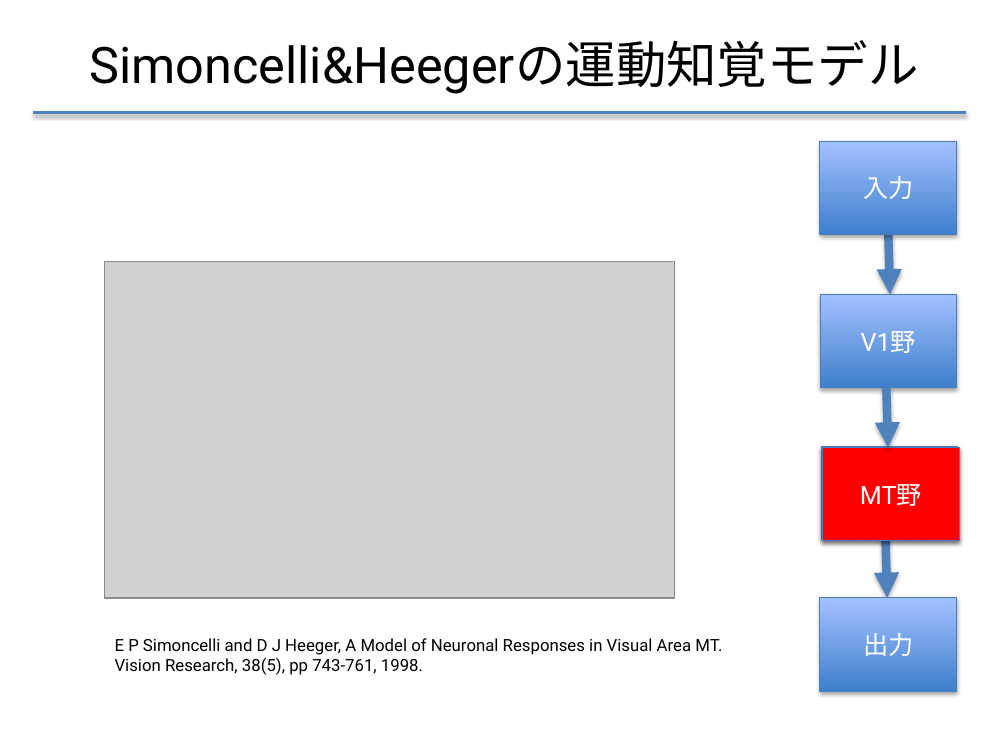
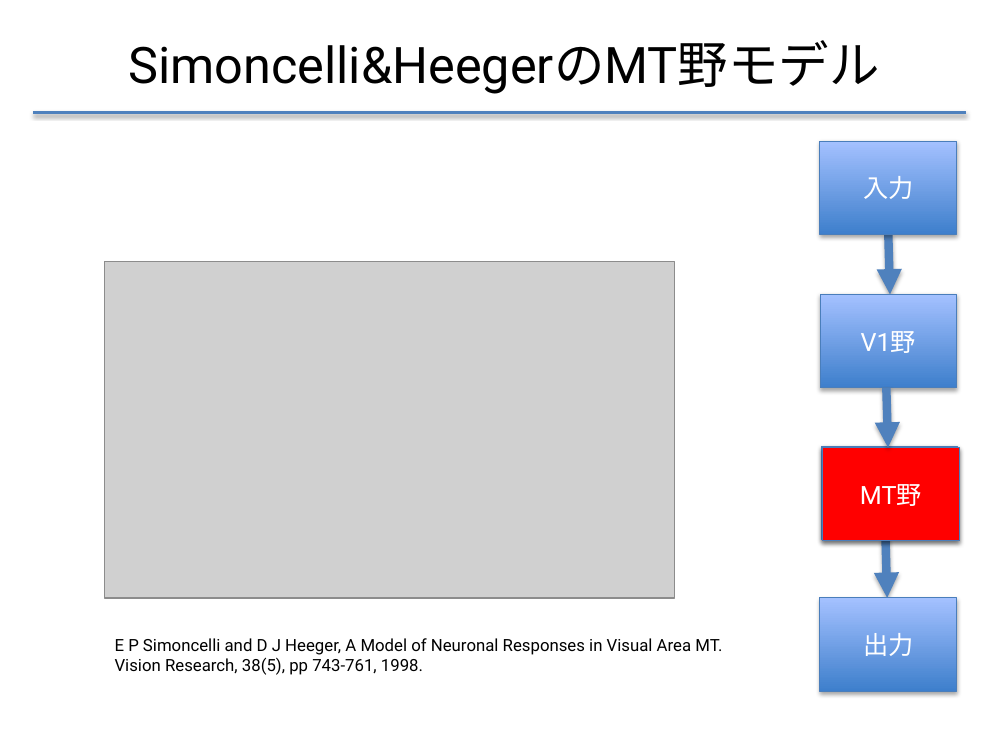
Before and after one commit to f-akazawa/akaz_uecdevelop, a slide deck: slide 8 of doc/中間発表資料.pptx (slide 22 before the commit). Drawn at 1008x756 pixels with LibreOffice and Linux fonts; fonts in the diff are those of the drawing; grey boxes stand for pictures. Boxes give left, top, right and bottom in pixels: in the first picture for what was removed or moved away, otherwise in the second. Text is boxed around its words. In the diff, an @@ line names an element or a change of style, - is before the commit and + after.

```diff
--- a/doc/中間発表資料.pptx
+++ b/doc/中間発表資料.pptx
@@ title at [128,40,879,94]: text changed @@
-Simoncelli&Heegerの運動知覚モデル
+Simoncelli&HeegerのMT野モデル
```
Also in this commit, not shown: 16 other slides changed, 7 slides removed.
